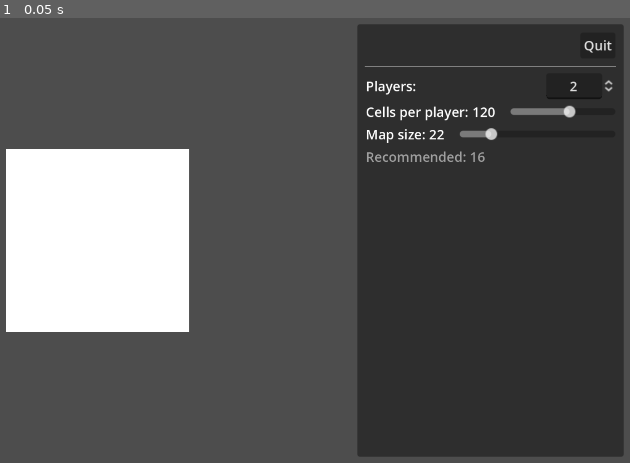
Above: before the commit, frame 1.
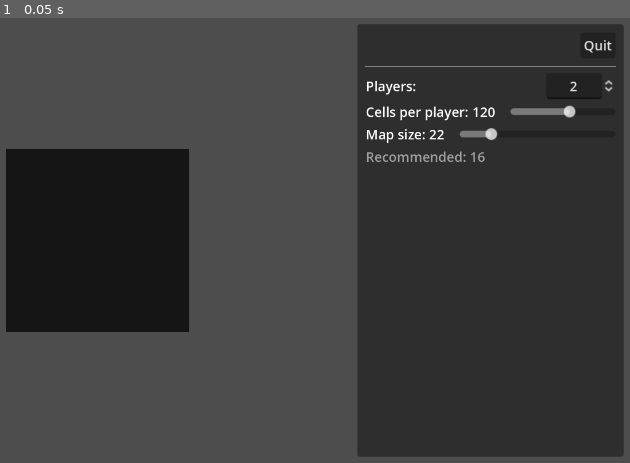
Above: after the commit, the same moment.

Repository: wadcom/kisarra-mapgen
Game: Godot game, scene res://main.tscn
The game is run twice, just before and just after one commit, with the same random seed, the same clock (stepped at 60 frames per second) and the same inputs.
Inputs:
- Up to frame 1 (0.05 s): no input

The runs differ from the first frame. In frame 1, 12% of the frame differs, in the area x 0-30%, y 29-71%.

Commit message:
Paint map area black

Diff:
--- a/map_area.tscn
+++ b/map_area.tscn
@@ -10,4 +10,5 @@
 grow_vertical = 2
 size_flags_horizontal = 4
 size_flags_vertical = 4
+color = Color(0.0827414, 0.0827414, 0.0827414, 1)
 script = ExtResource("1_8qfge")
